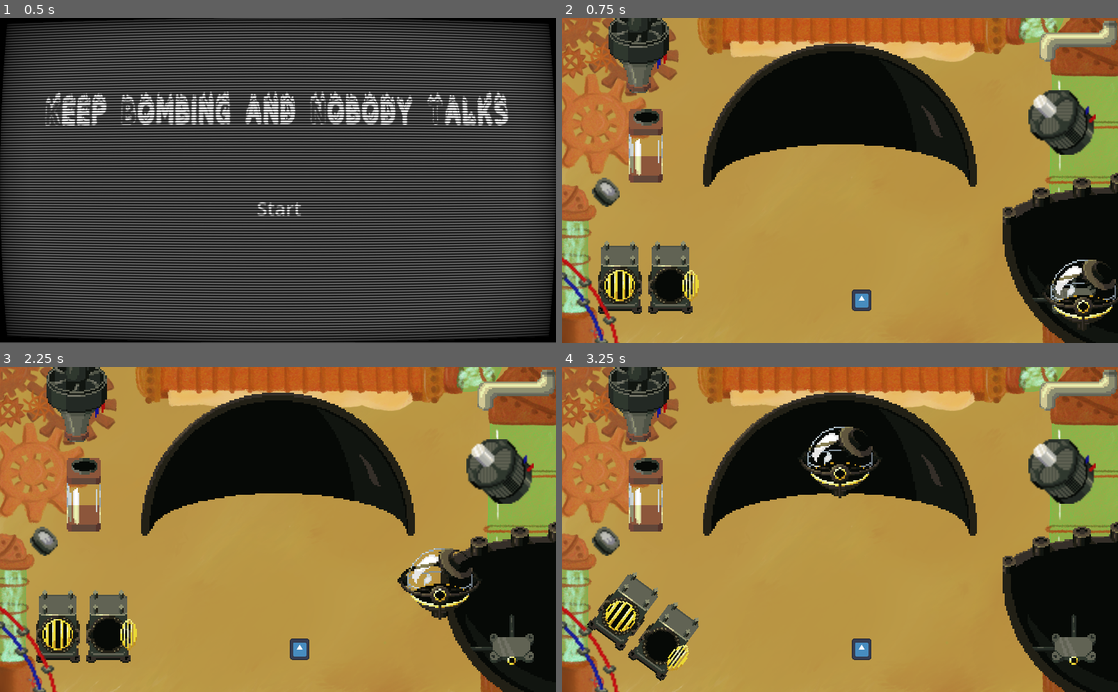
Above: before the commit, frames 1-4 (two rows, left to right).
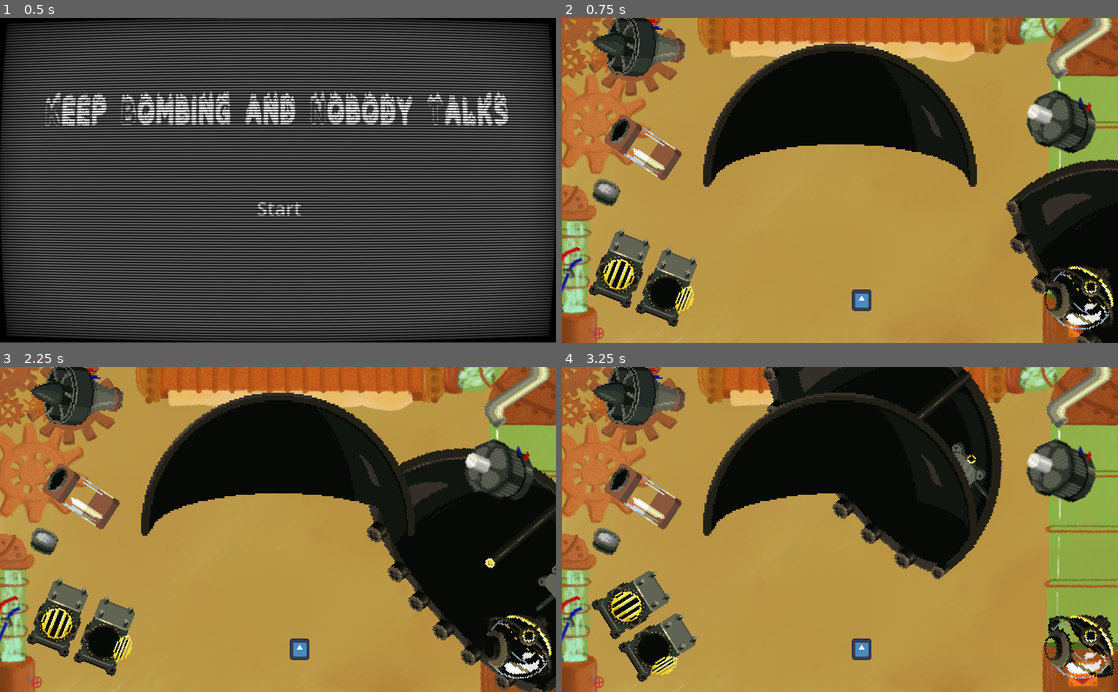
Above: after the commit, the same moments.

Repository: MarianPoirot/Gamejam-construire
Game: Godot game, scene res://Scenes/World/Opening.tscn
Two runs of this game, one before a commit and one after it. Both use one fixed random seed, a clock stepped at 60 frames per second and the inputs below. The engine's default icon, where the game draws it, is replaced by a stand-in: a white triangle on a blue panel in a dark square.
Inputs (mouse positions are in pixels of both pictures, inside the frame that each line leads up to):
- Up to frame 1 (0.5 s): no input
- Up to frame 2 (0.75 s): click "Start" at 0.5 s
- Up to frame 3 (2.25 s): tap Enter at 1.25 s; drag from (278, 461) to (461, 643) at 1.27 s; tap Space (start) at 2 s; drag from (522, 643) to (278, 461) at 2.02 s
- Up to frame 4 (3.25 s): tap Space (start) at 2.75 s; move the mouse to (650, 627) at 2.77 s; hold R (rotate_right) from 2.78 s (still down); hold Space (start) from 2.78 s (still down); click (650, 627) at 2.92 s

Frame 1 is identical in both runs. In frame 2, 14% of the frame differs, in the area x 0-100%, y 0-100%; in frame 3, 20%; in frame 4, 29%.

Commit message:
Rotation aléatoire et correction (partiel) d'un probleme de l'entonoir

Diff:
--- a/Scenes/liquide/entonoire.tscn
+++ b/Scenes/liquide/entonoire.tscn
@@ -15,10 +15,10 @@
 script = ExtResource("1_buqvk")
 
 [node name="CollisionShape2D" type="CollisionShape2D" parent="."]
+position = Vector2(-104, 0)
 shape = SubResource("RectangleShape2D_ow6lo")
 
 [node name="Sortie" type="Area2D" parent="."]
-position = Vector2(104, 0)
 collision_layer = 0
 collision_mask = 4
 
@@ -26,7 +26,7 @@
 shape = SubResource("CircleShape2D_tgmtl")
 
 [node name="Entree" type="Area2D" parent="."]
-position = Vector2(-104, 0)
+position = Vector2(-208, 0)
 collision_layer = 8
 collision_mask = 0
 
--- a/Scripts/Pieces/Piece.gd
+++ b/Scripts/Pieces/Piece.gd
@@ -1,6 +1,10 @@
 extends Dragable
 
 @export var id:Id_pieces.id_pieces
+
+func _ready():
+	if not Id_pieces.state_dependencies[id]:
+		rotation = randf_range(0, 2*PI)
 
 func release():
 	super.release()
